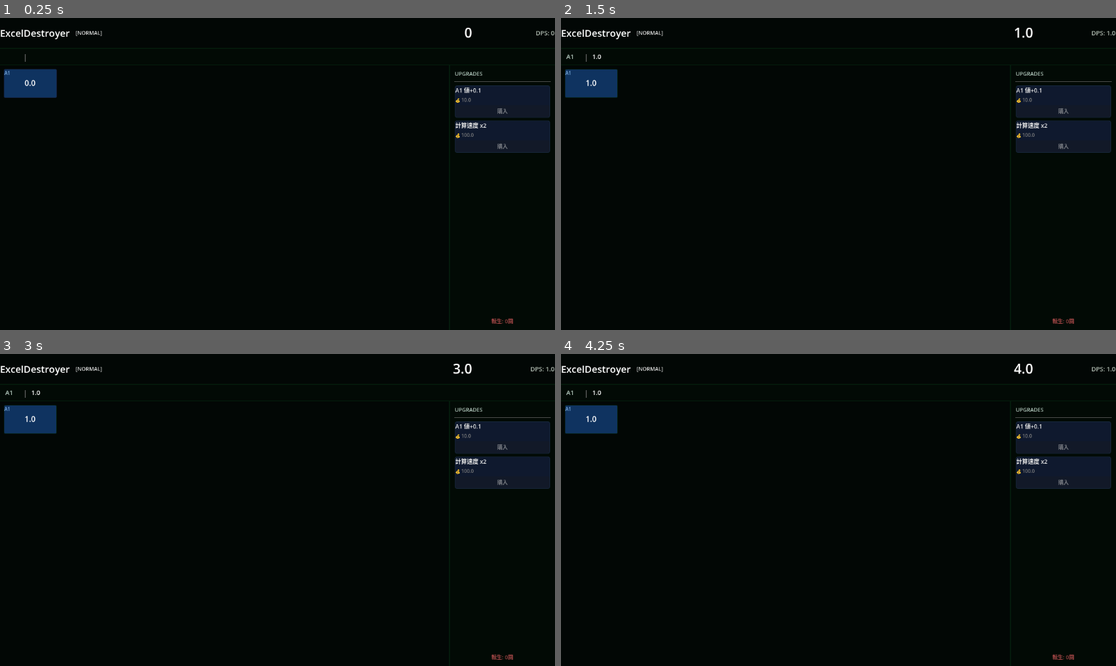
Above: before the commit, frames 1-4 (two rows, left to right).
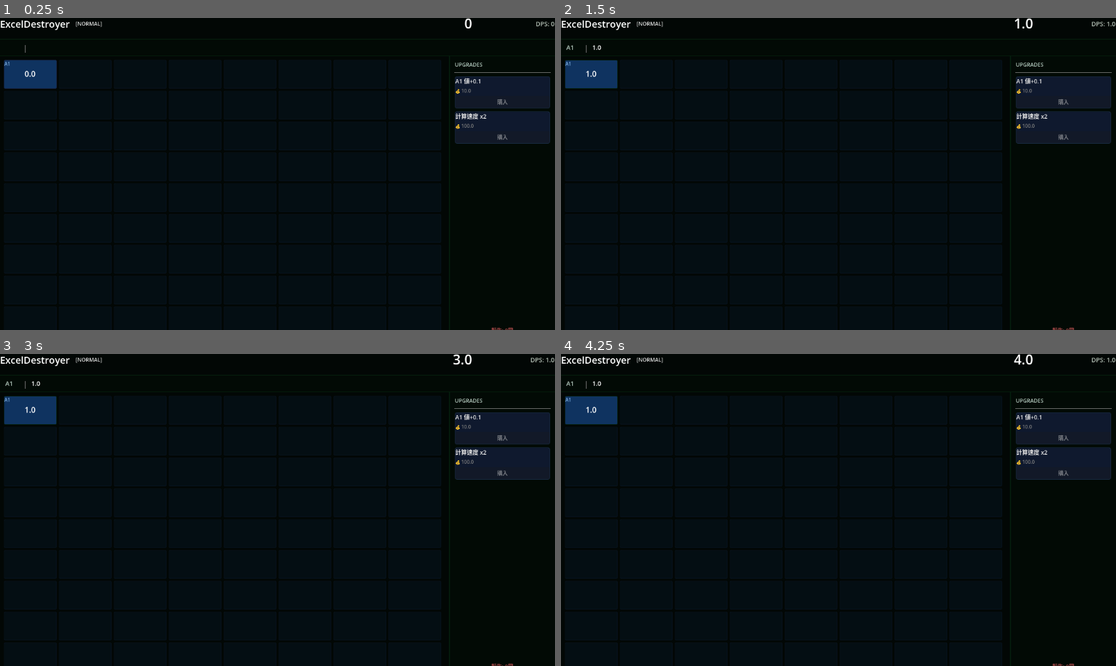
Above: after the commit, the same moments.

Repository: Avuorina/excel-destroyer
Game: Godot game, scene res://Main.tscn
Same seed, same stepped clock (60 frames per second), same inputs: the game is played once before the commit and once after it.
Inputs (mouse positions are in pixels of both pictures, inside the frame that each line leads up to):
- Up to frame 1 (0.25 s): no input
- Up to frame 2 (1.5 s): tap Enter at 0.5 s; move the mouse to (588, 83) at 0.52 s; click (588, 83) at 0.67 s; tap Space at 1.25 s; move the mouse to (727, 189) at 1.27 s; click (727, 189) at 1.42 s
- Up to frame 3 (3 s): move the mouse to (333, 441) at 2.02 s; click (333, 441) at 2.17 s; tap Enter at 2.75 s; move the mouse to (249, 572) at 2.77 s; click (249, 572) at 2.92 s
- Up to frame 4 (4.25 s): tap Space at 3.5 s; move the mouse to (1005, 556) at 3.52 s; click (1005, 556) at 3.67 s

The runs differ from the first frame. In frame 1, 2.9% of the frame differs, in the area x 0-100%, y 0-100%; in frame 2, 2.9%; in frame 3, 3.0%; in frame 4, 3.0%.

Commit message:
Merge resolved: Perfect fusion of Remote Features and Local Dynamic Grid Tech!

Diff:
--- a/Cell.gd
+++ b/Cell.gd
@@ -51,6 +51,28 @@
 
 	# クリック検知のためにマウス入力を有効化
 	mouse_filter = Control.MOUSE_FILTER_STOP
+
+# 空の装飾用セルを設定する
+func setup_empty() -> void:
+	cell_id    = ""
+	is_formula = false
+	cell_label.text = ""
+	value_label.text = ""
+
+	# StyleBoxFlatを複製して見た目を薄くする
+	var original = get_theme_stylebox("panel") as StyleBoxFlat
+	if original:
+		_current_style = original.duplicate() as StyleBoxFlat
+		add_theme_stylebox_override("panel", _current_style)
+		_current_style.bg_color = Color(0.06, 0.20, 0.38, 0.15) # 非常に透明な背景
+		_current_style.border_color = Color(0.086, 0.129, 0.243, 0.3) # 薄いボーダー
+		_current_style.border_width_left = 1
+		_current_style.border_width_top = 1
+		_current_style.border_width_right = 1
+		_current_style.border_width_bottom = 1
+
+	# 入力・フォーカスを一切無視
+	mouse_filter = Control.MOUSE_FILTER_IGNORE
 
 # 値を更新する（フラッシュ演出つき）
 func update_value(value: HugeNumber) -> void:
--- a/Main.gd
+++ b/Main.gd
@@ -25,6 +25,11 @@
 var cell_nodes: Dictionary = {}
 var context_menu_node: Control = null
 
+# 動的グリッド用キャッシュ
+var _last_cols: int = 0
+var _last_rows: int = 0
+var _last_cell_count: int = 0
+
 # フェーズ別設定
 const PHASE_LABELS = ["[NORMAL]", "[CORRUPTED]", "[CRITICAL]", "[APOCALYPSE]"]
 const PHASE_LABEL_COLORS = [
@@ -69,6 +74,11 @@
 	_update_formula_bar()
 	_update_phase_ui(GameManager.get_phase())
 
+	# スプレッドシートの親コンテナのリサイズを監視し、グリッドを動的に埋め尽くす
+	var parent_container = spreadsheet.get_parent().get_parent() as Control
+	if parent_container:
+		parent_container.resized.connect(_on_spreadsheet_resized)
+
 	# タイマー開始
 	calc_timer.start()
 
@@ -224,31 +234,92 @@
 # スプレッドシート再構築
 # ==============================================
 func _rebuild_spreadsheet() -> void:
-	spreadsheet.columns = GameManager.max_columns
+	# 強制的に再構築を走らせるため、キャッシュのセル数を無効値にする
+	_last_cell_count = -1
+	_adjust_grid_dimensions()
+
+# ==============================================
+# 画面サイズに合わせてグリッドの列数・行数・ダミーセルを動的に調整（高速）
+# ==============================================
+func _adjust_grid_dimensions() -> void:
+	var parent_container = spreadsheet.get_parent().get_parent() as Control
+	if not parent_container:
+		return
+
+	var viewport_size = get_viewport_rect().size
+
+	# 親コンテナのサイズを直接使うと、セルの増減で親のサイズが変わり、
+	# さらなる再計算（無限ループ）を引き起こすため、ビューポートの絶対サイズを基準にする。
+	# サイドバー幅(220px) + マージン(16px) = 236px
+	var available_width = viewport_size.x - 236
+	# トップバー高(64px) + 数式バー高(34px) + マージン(16px) = 114px
+	var available_height = viewport_size.y - 114
+
+	# セルサイズ(110x60) + 間隔(4px) = 横114px / 縦64px
+	# ゲーム本編の解放列数・行数を下回らないように、画面幅を完璧に満たす列数・行数を計算
+	var cols = max(GameManager.max_columns, int(floor(available_width / 114.0)))
+	var rows = max(GameManager.max_rows, int(ceil(available_height / 64.0)))
+
+	var active_count = GameManager.cells.size()
+
+	# キャッシュ比較: 列数・行数・実セル数がいずれも変わっていなければ何もしない（超高速化）
+	if cols == _last_cols and rows == _last_rows and active_count == _last_cell_count:
+		return
+
+	_last_cols = cols
+	_last_rows = rows
+	_last_cell_count = active_count
+
+	# GridContainerの列数を動的に更新（画面幅分をタイル状に並べるためcolsを使う）
+	spreadsheet.columns = cols
+
+	# 既存セルを一度完全にクリーンアップ（remove_childしてからqueue_freeする安全策）
 	for child in spreadsheet.get_children():
 		spreadsheet.remove_child(child)
 		child.queue_free()
 	cell_nodes.clear()
 
-	for r in range(1, GameManager.max_rows + 1):
-		for col_idx in range(1, GameManager.max_columns + 1):
-			var col_letter = String.chr(64 + col_idx)
-			var id = "%s%d" % [col_letter, r]
-			if not GameManager.cells.has(id):
-				continue
-
-			var c: CellData = GameManager.cells[id]
-			var cell_node = CELL_SCENE.instantiate()
-			spreadsheet.add_child(cell_node)
-			cell_node.setup(id, c.cell_type == CellData.CellType.FORMULA)
-			cell_node.update_value(c.display_value)
-
-			# シグナル接続
-			cell_node.cell_clicked.connect(_on_cell_clicked)
-			cell_node.cell_double_clicked.connect(_on_cell_double_clicked)
-			cell_node.cell_right_clicked.connect(_on_cell_right_clicked)
-
-			cell_nodes[id] = cell_node
+	# グリッド（2次元）を走査して1列ずつ埋めていく
+	for r in range(rows):
+		for c in range(cols):
+			# 解放済みの本編ゲーム領域内（行・列ともにmax範囲内）かどうか判定
+			var is_active_area = r < GameManager.max_rows and c < GameManager.max_columns
+			if is_active_area:
+				var col_letter = String.chr(65 + c) # 65は 'A'
+				var cell_id = "%s%d" % [col_letter, r + 1]
+
+				if GameManager.cells.has(cell_id):
+					var cell_data = GameManager.cells[cell_id]
+					var cell_node = CELL_SCENE.instantiate()
+					spreadsheet.add_child(cell_node)
+
+					# セルサイズ拡張は行わず、オリジナルの110x60を維持
+					cell_node.setup(cell_id, cell_data.cell_type == CellData.CellType.FORMULA)
+
+					if GameManager.is_num_error:
+						cell_node.show_error()
+					else:
+						cell_node.update_value(cell_data.display_value)
+
+					# リモート新機能: インスペクターや右クリックコンテキストのシグナル接続
+					cell_node.cell_clicked.connect(_on_cell_clicked)
+					cell_node.cell_double_clicked.connect(_on_cell_double_clicked)
+					cell_node.cell_right_clicked.connect(_on_cell_right_clicked)
+
+					cell_nodes[cell_id] = cell_node
+					continue # 配置完了
+
+			# 解放されていない枠、または画面の余白部分はすべてダミーセルで埋め尽くす
+			var dummy_node = CELL_SCENE.instantiate()
+			spreadsheet.add_child(dummy_node)
+			dummy_node.setup_empty()
+
+# ==============================================
+# コンテナリサイズ時のイベント
+# ==============================================
+func _on_spreadsheet_resized() -> void:
+	# リサイズ時は境界線をまたいだ時だけ再計算処理を叩く
+	_adjust_grid_dimensions()
 
 # ==============================================
 # アップグレードボタン再構築
Not shown, changed: MARKDOWN/HANDOVER.md
